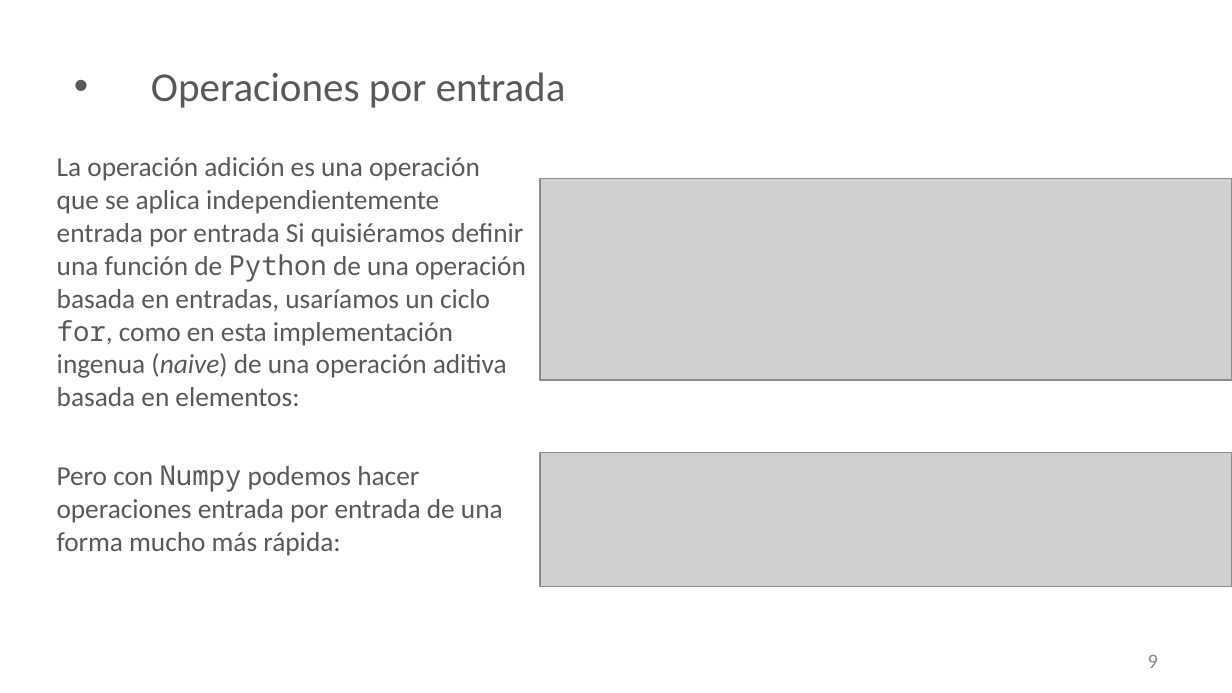
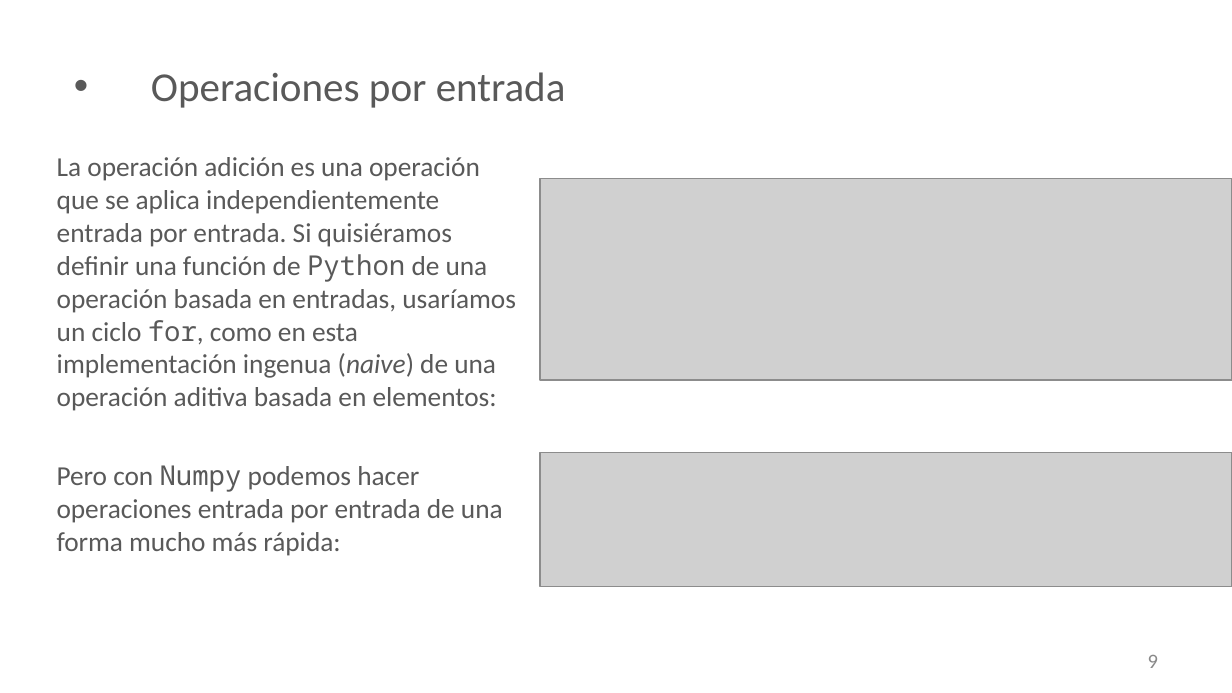
Before and after one commit to shanthalchs/Python-DeepLearning, a slide deck: slide 9 of Python/Fundamentos Matemáticos con Redes Neuronales_2021.pptx. Drawn at 1232x693 pixels with LibreOffice and Linux fonts; fonts in the diff are those of the drawing; grey boxes stand for pictures; background and template pictures are left out. Boxes give left, top, right and bottom in pixels: in the first picture for what was removed or moved away, otherwise in the second. Text is boxed around its words. In the diff, an @@ line names an element or a change of style, - is before the commit and + after.

```diff
--- a/Python/Fundamentos Matemáticos con Redes Neuronales_2021.pptx
+++ b/Python/Fundamentos Matemáticos con Redes Neuronales_2021.pptx
@@ text at [57,157,516,411]: text changed @@
-La operación adición es una operación que se aplica independientemente entrada por entrada Si quisiéramos definir una función de Python de una operación basada en entradas, usaríamos un ciclo for, como en esta implementación ingenua (naive) de una operación aditiva basada en elementos:
+La operación adición es una operación que se aplica independientemente entrada por entrada. Si quisiéramos definir una función de Python de una operación basada en entradas, usaríamos un ciclo for, como en esta implementación ingenua (naive) de una operación aditiva basada en elementos:
```
Also in this commit, not shown: 15 other slides changed, 3 slides added, 6 other files.
